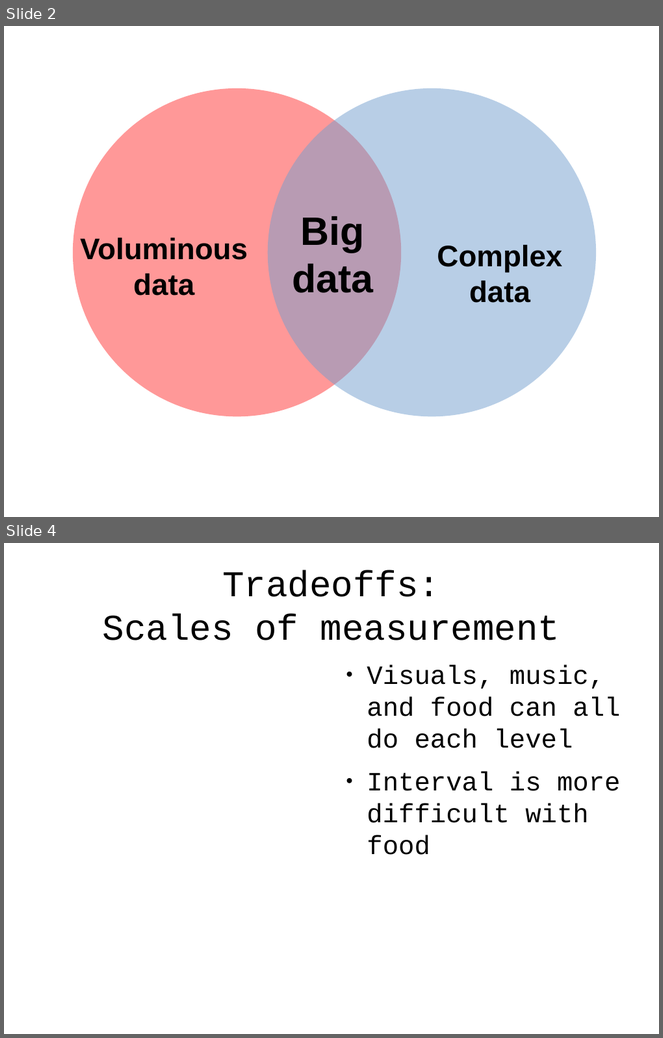
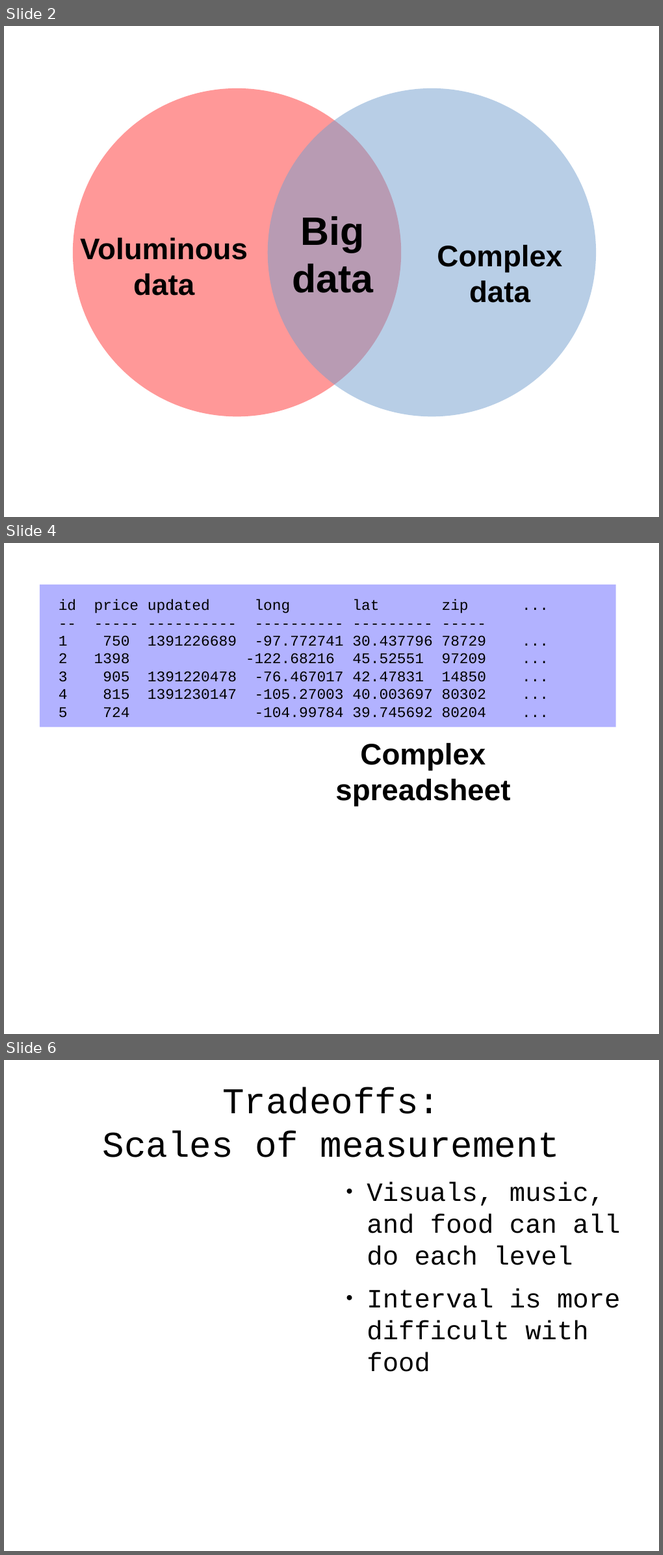
Before and after one commit to tlevine/gastronomification-big-data-talk, a slide deck: big-senses.odp. Shown one above the other, each under a label of ours: slides 2 and 4 before the commit, slides 2, 4 and 6 after it; the slides between them are not shown. The pictures are 663x1038 and 663x1555 pixels, drawn with LibreOffice and Linux fonts; fonts in the diff are those of the drawing; background and template pictures are left out. Boxes give left, top, right and bottom in pixels: in the first picture for what was removed or moved away, otherwise in the second. Text is boxed around its words. In the diff, an @@ line names an element or a change of style, - is before the commit and + after.

```diff
--- a/big-senses.odp
+++ b/big-senses.odp
@@ slide 4 added at box(4, 543, 659, 1034), background #FFFFFF @@
@@ flow chart internal storage added at box(40, 585, 616, 728), fill #6666FF at 50% opacity @@
@@ text added at box(59, 600, 487, 718), 18 pt, text #000000 @@
+id price updated long lat zip ...
+-- ----- ---------- ---------- --------- -----
+1 750 1391226689 -97.772741 30.437796 78729 ...
+2 1398 -122.68216 45.52551 97209 ...
+3 905 1391220478 -76.467017 42.47831 14850 ...
+4 815 1391230147 -105.27003 40.003697 80302 ...
+5 724 -104.99784 39.745692 80204 ...
@@ text added at box(336, 743, 510, 806), 36 pt, text #000000, bold @@
+Complex
+spreadsheet
@@ what was slide 4 is now slide 6 @@
```
Also in this commit, not shown: 2 other slides added, 1 slide removed.
